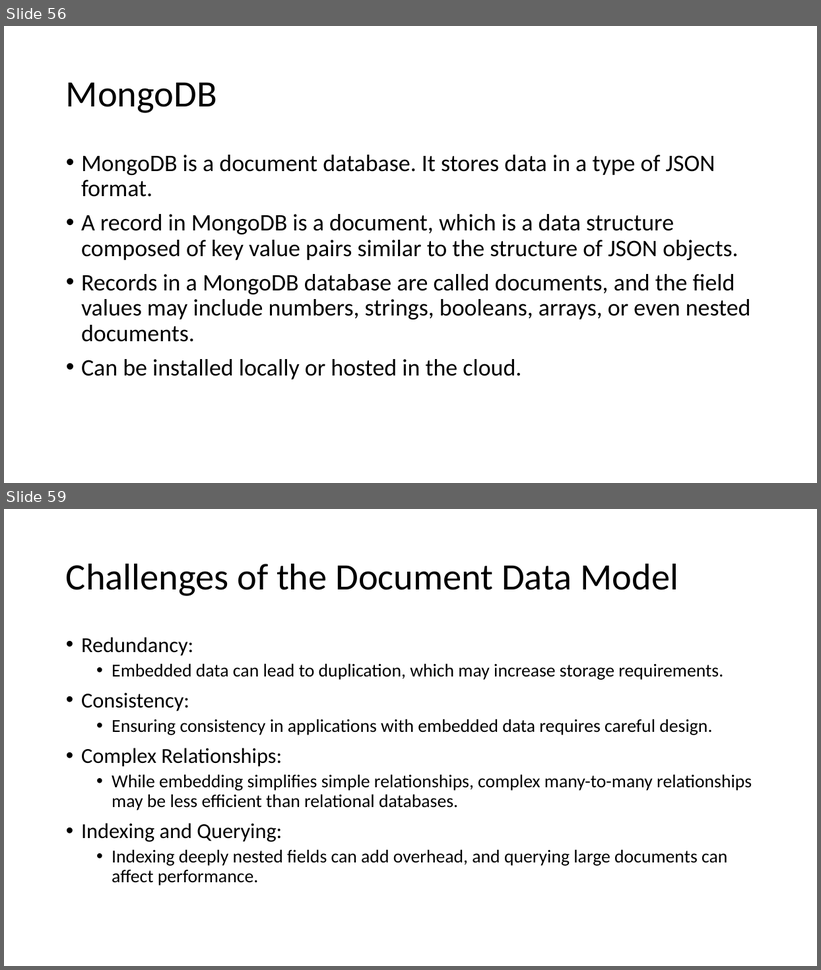
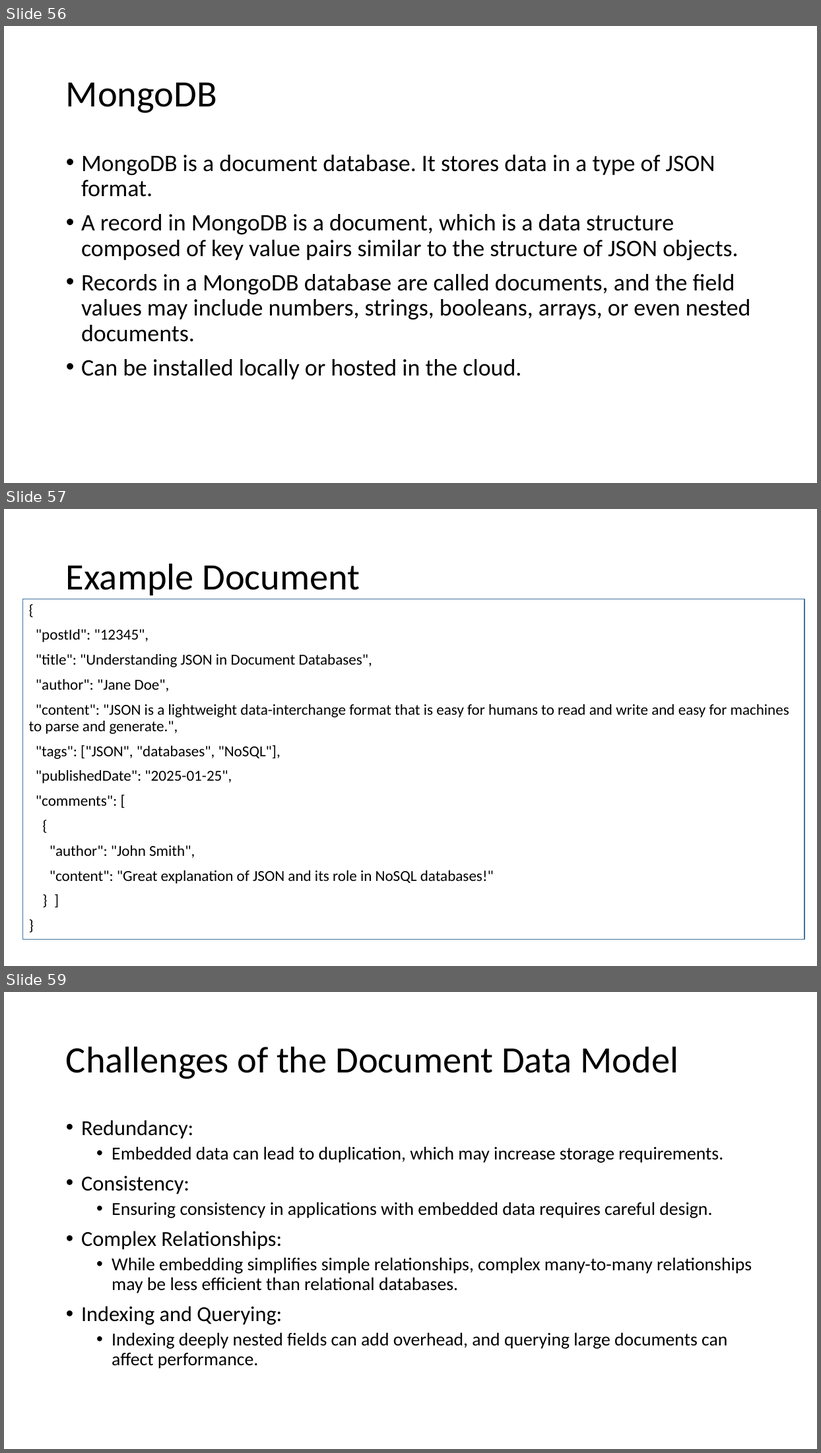
Before and after one commit to motazsaad/Exploratory-Analysis-of-Big-Data, a slide deck: PPT slides/02 EDABDC - Data Models - part 1.pptx. Shown one above the other, each under a label of ours: slides 56 and 59 before the commit, slides 56, 57 and 59 after it; the slides between them are not shown. The pictures are 821x970 and 821x1453 pixels, drawn with LibreOffice and Linux fonts; fonts in the diff are those of the drawing. Boxes give left, top, right and bottom in pixels: in the first picture for what was removed or moved away, otherwise in the second. Text is boxed around its words. In the diff, an @@ line names an element or a change of style, - is before the commit and + after.

```diff
--- a/PPT slides/02 EDABDC - Data Models - part 1.pptx
+++ b/PPT slides/02 EDABDC - Data Models - part 1.pptx
@@ slide 57 added at (4, 509, 817, 966), background #FFFFFF @@
@@ title added at (66, 563, 360, 595), 44 pt, text #000000 @@
+Example Document
@@ text added at (23, 599, 805, 940), outline #43739E 1 pt, 18 pt, text #000000 @@
+{
+"postId": "12345",
+"title": "Understanding JSON in Document Databases",
+"author": "Jane Doe",
+"content": "JSON is a lightweight data-interchange format that is easy for humans to read and write and easy for machines to parse and generate.",
+"tags": ["JSON", "databases", "NoSQL"],
+"publishedDate": "2025-01-25",
+"comments": [
+{
+"author": "John Smith",
+"content": "Great explanation of JSON and its role in NoSQL databases!"
+} ]
+}
```
Also in this commit, not shown: 8 slides changed, 1 slide removed.
